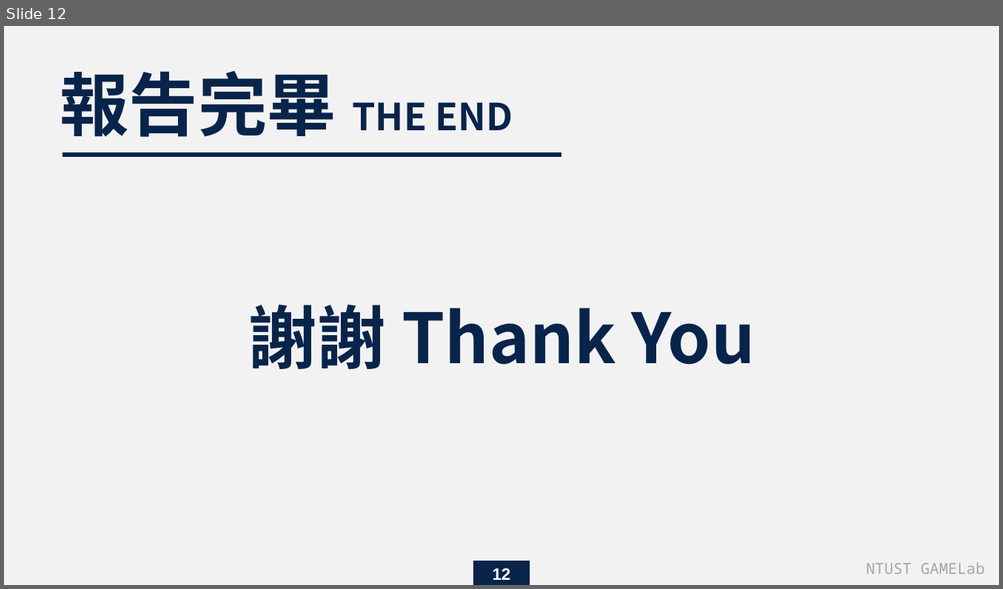
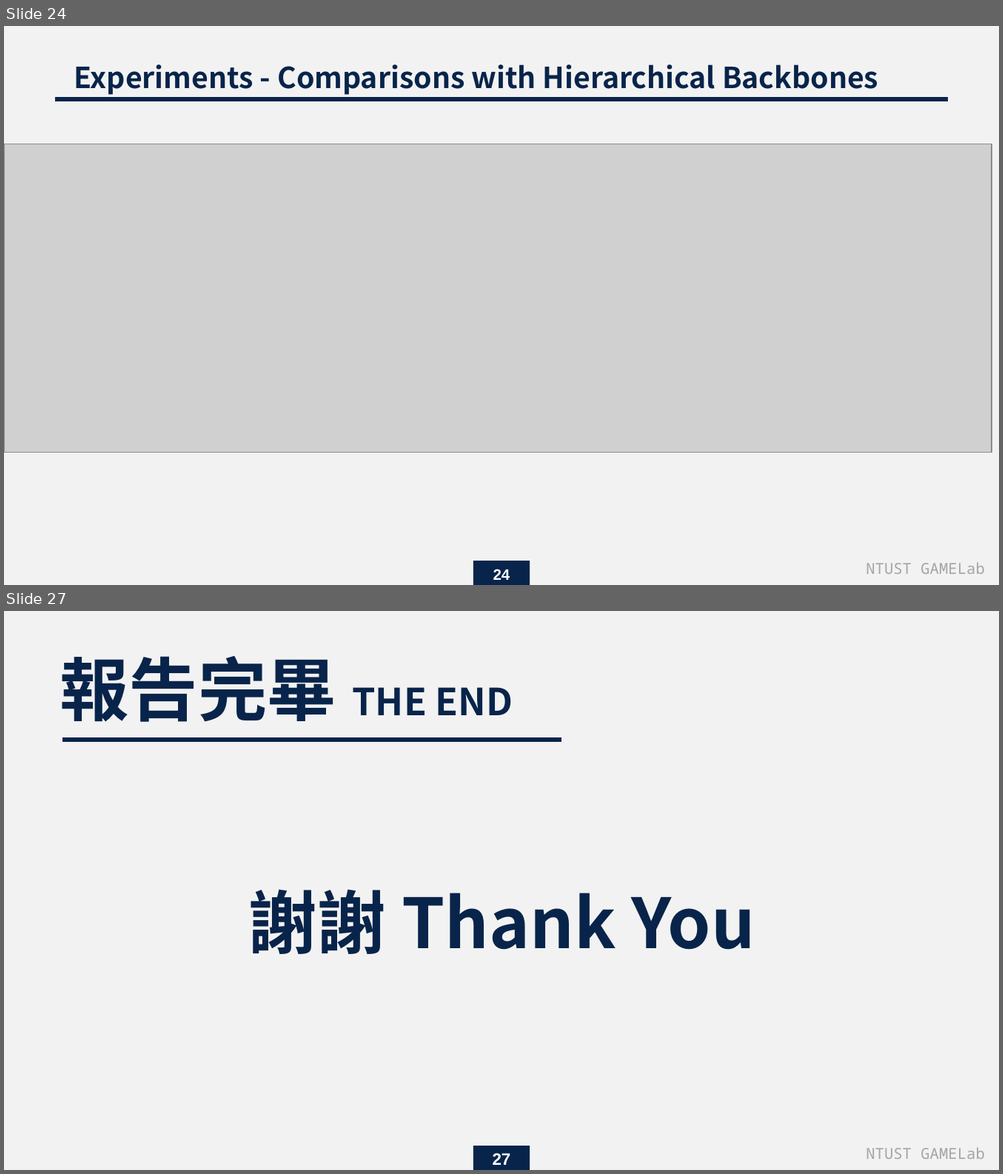
Before and after one commit to endman100/paper-, a slide deck: Exploring Plain Vision Transformer Backbones for Object Detection_M11015039.pptx. Shown one above the other, each under a label of ours: slide 12 before the commit, slides 24 and 27 after it; the slides between them are not shown. The pictures are 1003x589 and 1003x1174 pixels, drawn with LibreOffice and Linux fonts; fonts in the diff are those of the drawing; grey boxes stand for pictures. Boxes give left, top, right and bottom in pixels: in the first picture for what was removed or moved away, otherwise in the second. Text is boxed around its words. In the diff, an @@ line names an element or a change of style, - is before the commit and + after.

```diff
--- a/Exploring Plain Vision Transformer Backbones for Object Detection_M11015039.pptx
+++ b/Exploring Plain Vision Transformer Backbones for Object Detection_M11015039.pptx
@@ slide 24 added at box(4, 26, 999, 585), background #F2F2F2 @@
@@ text added at box(74, 64, 878, 95), 21 pt, text #08244A, bold @@
+Experiments - Comparisons with Hierarchical Backbones
@@ line added from (947, 99) to (56, 99), #08244A 3 pt @@
@@ picture added at box(4, 144, 992, 453) @@
@@ picture added at box(713, 298, 990, 341) @@
@@ rectangle added at box(473, 561, 530, 585), fill #08244A @@
@@ page number added at box(493, 569, 510, 580), 11 pt, text #FFFFFF, bold @@
+24
@@ text added at box(865, 562, 984, 574), 11 pt, text #A5A5A5 @@
+NTUST GAMELab
@@ what was slide 12 is now slide 27 @@
@@ page number at box(492, 1153, 511, 1165): text changed @@
-12
+27
```
Also in this commit, not shown: 1 slide changed, 14 other slides added.
